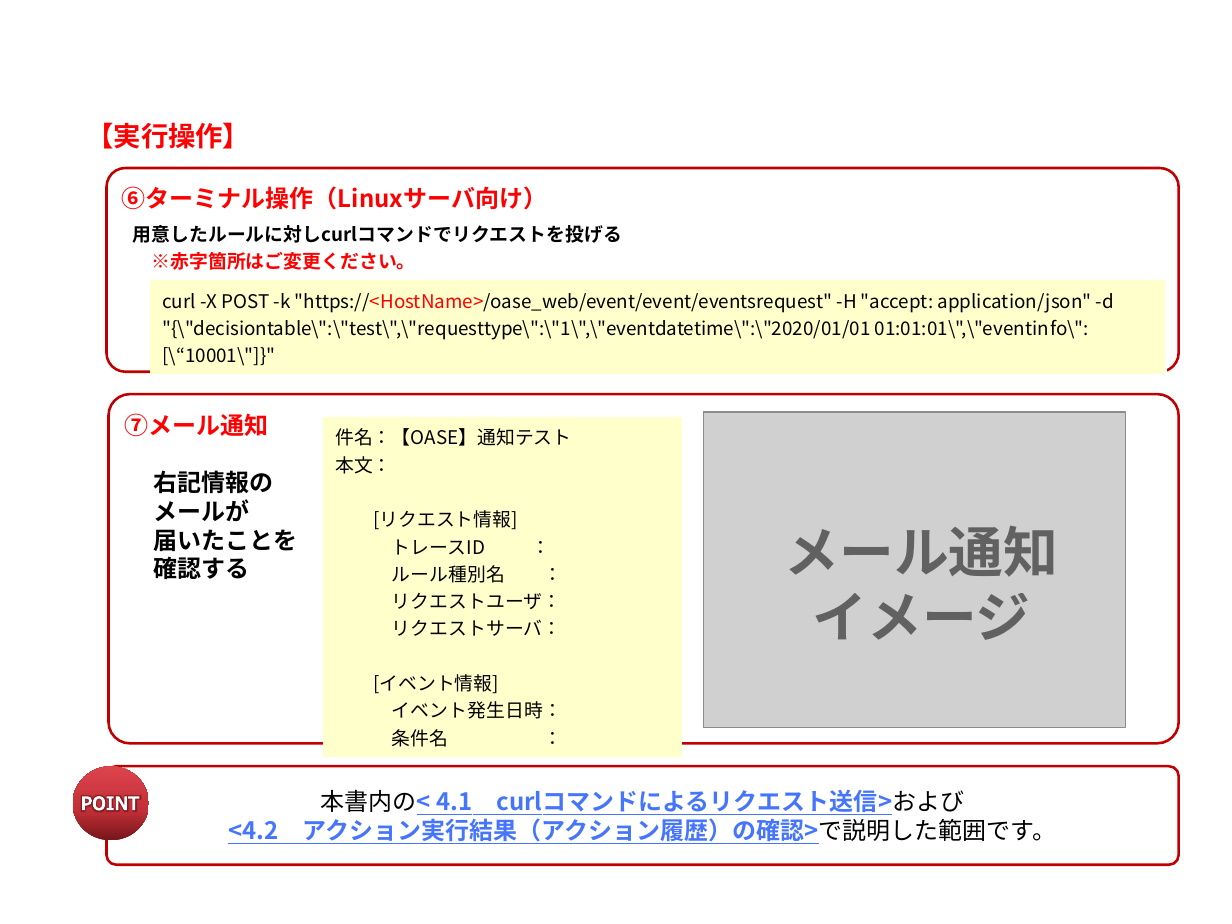
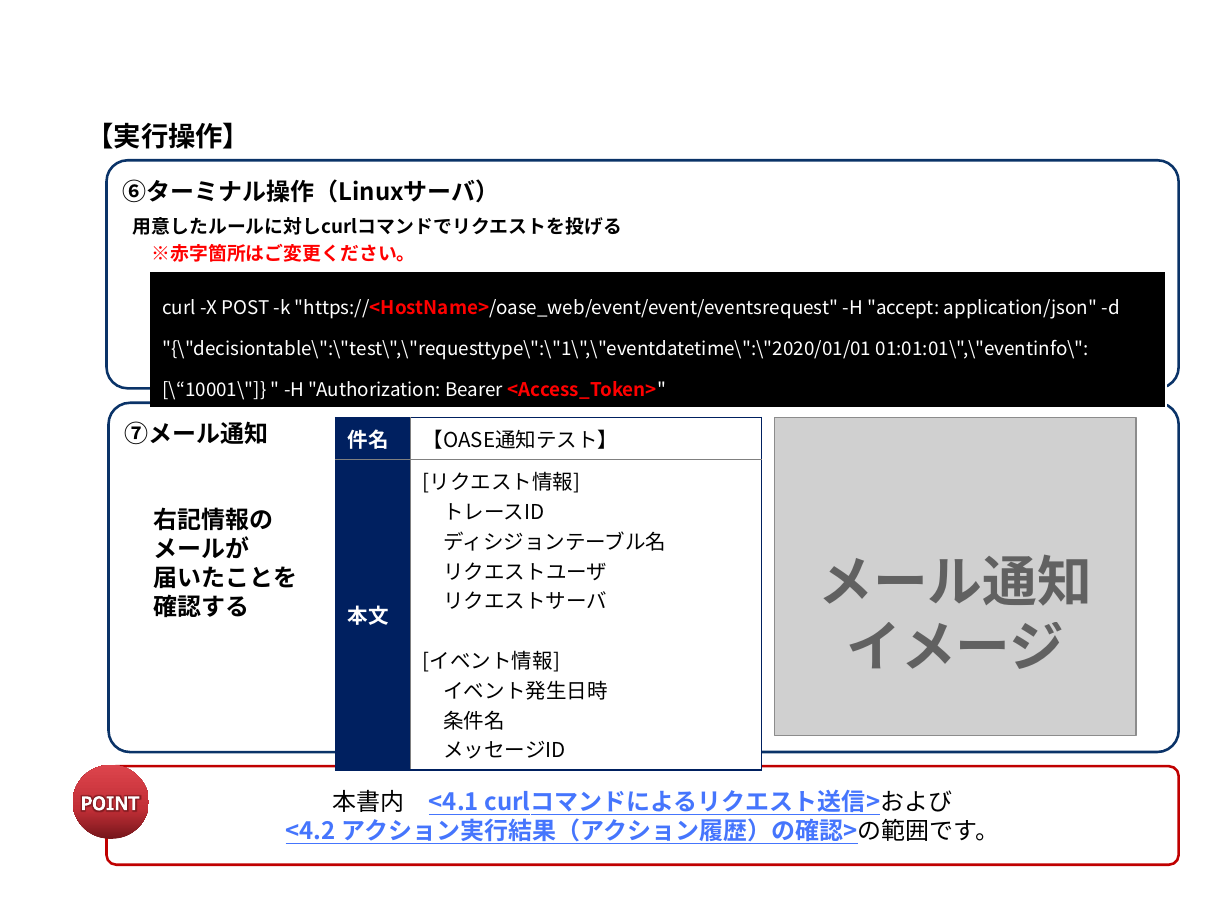
Before and after one commit to exastro-suite/oase-docs, a slide deck: slide 39 of asset/Learn_ja/OASE-quickstart_ja.pptx (slide 32 before the commit). Drawn at 1232x924 pixels with LibreOffice and Linux fonts; fonts in the diff are those of the drawing; grey boxes stand for pictures; background and template pictures are left out. Boxes give left, top, right and bottom in pixels: in the first picture for what was removed or moved away, otherwise in the second. Text is boxed around its words. In the diff, an @@ line names an element or a change of style, - is before the commit and + after.

```diff
--- a/asset/Learn_ja/OASE-quickstart_ja.pptx
+++ b/asset/Learn_ja/OASE-quickstart_ja.pptx
@@ text "【実行操作】" at box(87, 122, 251, 149): text colour #FF0000 to #000000 @@
@@ rounded rectangle "⑥ターミナル操作（Linuxサーバ）" at box(107, 160, 1179, 388): outline #C00000 1.5 pt to #0A3368 1.5 pt @@
@@ rounded rectangle "⑥ターミナル操作（Linuxサーバ）": place and size @@
-rounded rectangle "⑥ターミナル操作（Linuxサーバ）" at box(107, 168, 1179, 371)
+rounded rectangle "⑥ターミナル操作（Linuxサーバ）" at box(107, 160, 1179, 388)
@@ text in rounded rectangle at box(122, 179, 499, 203): text changed; text colour #FF0000 to #000000 @@
-⑥ターミナル操作（Linuxサーバ向け）
+⑥ターミナル操作（Linuxサーバ）
@@ table at box(121, 206, 1165, 404) @@
@@ row 2, column 2: "curl -X POST -k "https://<HostName>/oase_web/event/event/eventsrequest" -H "accept: application/json" -d "{\"decisiontable\":\"test\",\"requesttype\":\"1\",\"eventdatetime\":\"2020/01/01 01:01:01\",\"eventinfo\":[\“10001\"]}"" to "curl -X POST -k "https://<HostName>/oase_web/event/event/eventsrequest" -H "accept: application/json" -d "{\"decisiontable\":\"test\",\"requesttype\":\"1\",\"eventdatetime\":\"2020/01/01 01:01:01\",\"eventinfo\":[\“10001\"]} " -H "Authorization: Bearer <Access_Token>"" @@
@@ fill #FFFFCC to #000000 in row 2, column 2 @@
@@ table: place and size @@
-table at box(121, 213, 1165, 370)
+table at box(121, 206, 1165, 404)
@@ rounded rectangle "⑦メール通知": place and size @@
-rounded rectangle "⑦メール通知" at box(108, 394, 1179, 744)
+rounded rectangle "⑦メール通知" at box(108, 403, 1179, 753)
@@ rounded rectangle "⑦メール通知" at box(108, 403, 1179, 753): outline #C00000 1.5 pt to #0A3368 1.5 pt @@
@@ table at box(335, 418, 761, 763) @@
-件名：【OASE】通知テスト / 本文： / [リクエスト情報] / トレースID ： / ルール種別名 ： / リクエストユーザ： / リクエストサーバ： / [イベント情報] / イベント発生日時： / 条件名 ：
+件名 | 【OASE通知テスト】
+本文 | [リクエスト情報] / トレースID / ディシジョンテーブル名 / リクエストユーザ / リクエストサーバ / [イベント情報] / イベント発生日時 / 条件名 / メッセージID
@@ table: place and size @@
-table at box(323, 416, 683, 751)
+table at box(335, 418, 761, 763)
@@ picture: place and size @@
-picture at box(703, 413, 1126, 728)
+picture at box(775, 418, 1136, 736)
@@ text in rounded rectangle at box(124, 421, 268, 444): text colour #FF0000 to #000000 in "⑦メール通知" @@
@@ text "メール通知": place and size @@
-text "メール通知" at box(785, 525, 1059, 640)
+text "メール通知" at box(818, 554, 1092, 669)
@@ title at box(286, 591, 607, 844): text changed @@
-サンプル１(3/3)
+サンプル１(4/4)
@@ text in rounded rectangle at box(286, 789, 999, 844): text changed @@
-本書内の< 4.1 curlコマンドによるリクエスト送信>および
-<4.2 アクション実行結果（アクション履歴）の確認>で説明した範囲です。
+本書内 <4.1 curlコマンドによるリクエスト送信>および
+<4.2 アクション実行結果（アクション履歴）の確認>の範囲です。
```
Also in this commit, not shown: 26 other slides changed, 7 slides added, 1 other file.
